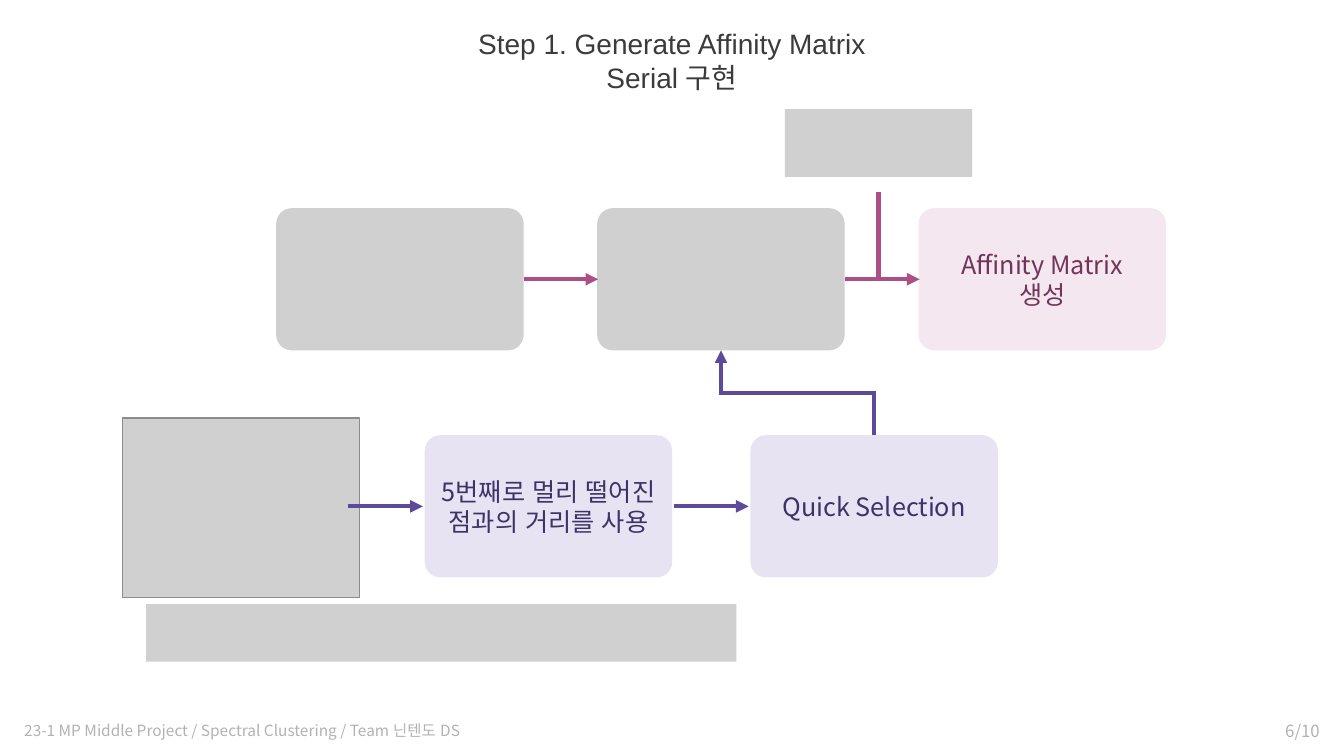
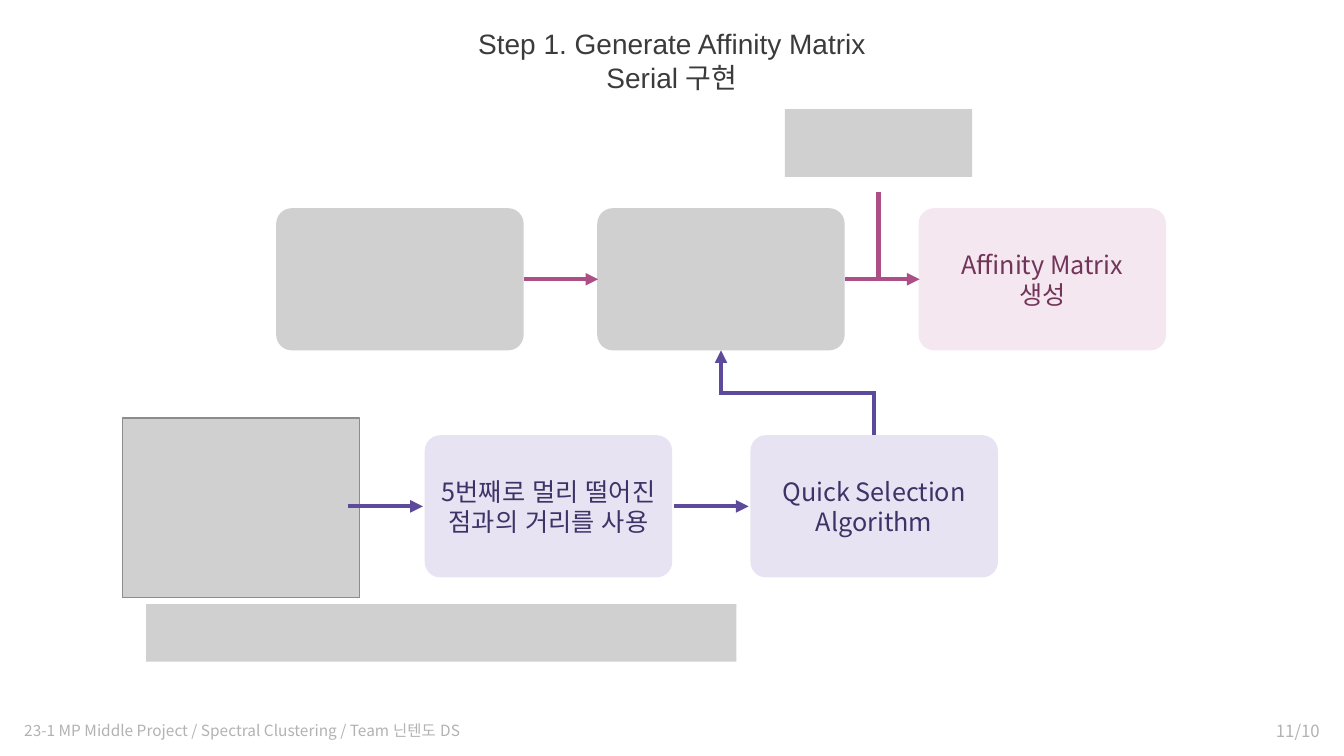
Before and after one commit to Ssunghyn/MP-Middle-Project, a slide deck: slide 11 of MP_Middle_Project/mp_presentation.pptx (slide 6 before the commit). Drawn at 1344x756 pixels with LibreOffice and Linux fonts; fonts in the diff are those of the drawing; grey boxes stand for pictures. Boxes give left, top, right and bottom in pixels: in the first picture for what was removed or moved away, otherwise in the second. Text is boxed around its words. In the diff, an @@ line names an element or a change of style, - is before the commit and + after.

```diff
--- a/MP_Middle_Project/mp_presentation.pptx
+++ b/MP_Middle_Project/mp_presentation.pptx
@@ text in rounded rectangle at [816, 511, 932, 537]: paragraph added @@
+Algorithm
@@ page number at [1276, 724, 1320, 740]: text changed @@
-6/10
+11/10
```
Also in this commit, not shown: 5 other slides changed, 5 slides added.
